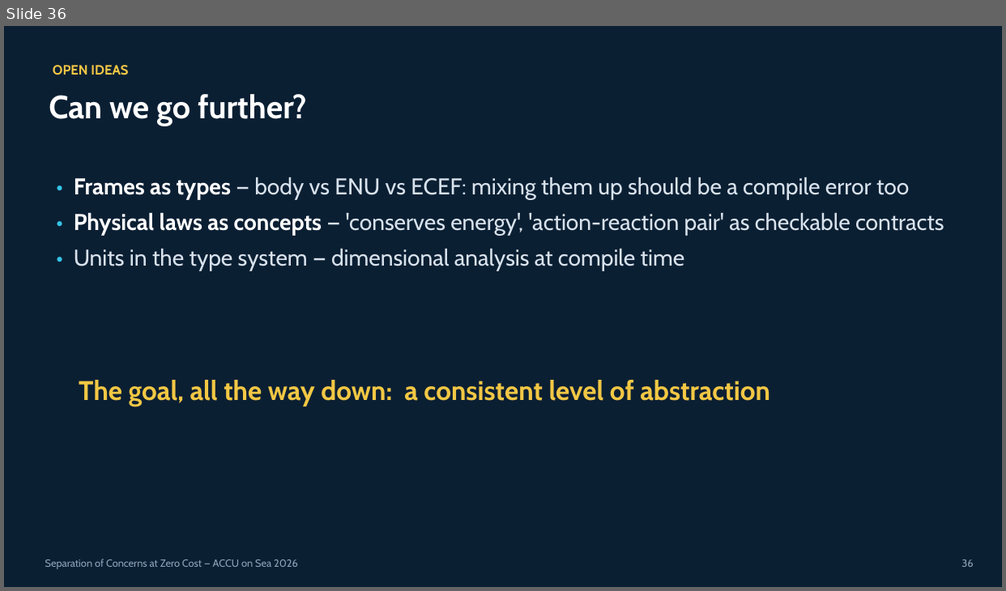
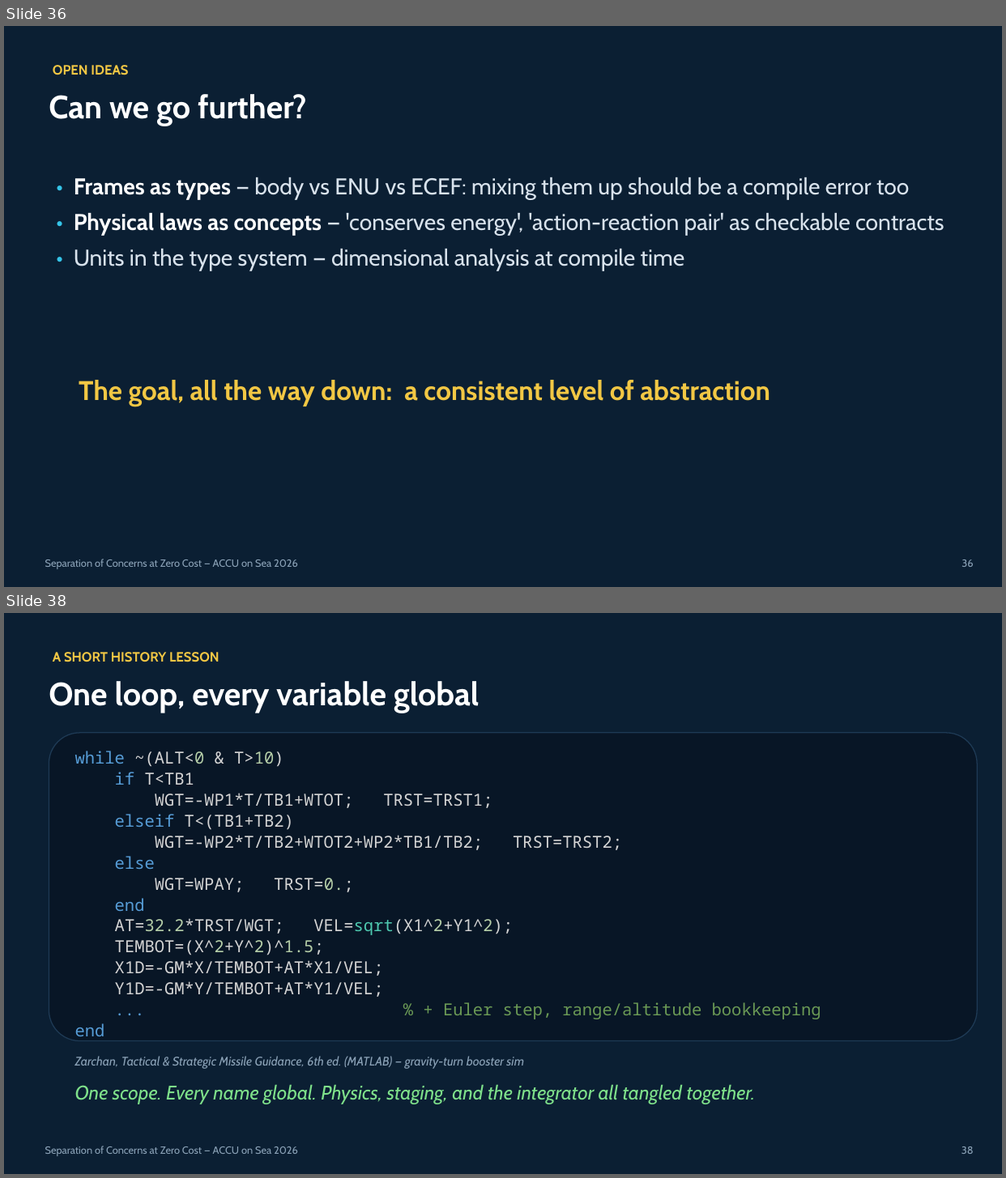
Before and after one commit to jedrzejmichalczyk/accu-on-sea-2026-modular-physics, a slide deck: slides/ACCU-Separation-of-Concerns-at-Zero-Cost.pptx. Shown one above the other, each under a label of ours: slide 36 before the commit, slides 36 and 38 after it; the slides between them are not shown. The pictures are 1006x591 and 1006x1178 pixels, drawn with LibreOffice and Linux fonts; fonts in the diff are those of the drawing. Boxes give left, top, right and bottom in pixels: in the first picture for what was removed or moved away, otherwise in the second. Text is boxed around its words. In the diff, an @@ line names an element or a change of style, - is before the commit and + after.

```diff
--- a/slides/ACCU-Separation-of-Concerns-at-Zero-Cost.pptx
+++ b/slides/ACCU-Separation-of-Concerns-at-Zero-Cost.pptx
@@ slide 38 added at box(4, 613, 1002, 1174), background #0B1F33 @@
@@ text added at box(53, 652, 219, 662), 13 pt, text #F2C744, bold @@
+A SHORT HISTORY LESSON
@@ text added at box(49, 681, 479, 713), 31 pt, text #FFFFFF, bold @@
+One loop, every variable global
@@ rounded rectangle added at box(49, 733, 978, 1041), fill #081626, outline #1E3A55 1 pt @@
@@ text added at box(75, 751, 821, 1041), 16 pt, text #D4D4D4 @@
+while ~(ALT<0 & T>10)
+if T<TB1
+WGT=-WP1*T/TB1+WTOT; TRST=TRST1;
+elseif T<(TB1+TB2)
+WGT=-WP2*T/TB2+WTOT2+WP2*TB1/TB2; TRST=TRST2;
+else
+WGT=WPAY; TRST=0.;
+end
+AT=32.2*TRST/WGT; VEL=sqrt(X1^2+Y1^2);
+TEMBOT=(X^2+Y^2)^1.5;
+X1D=-GM*X/TEMBOT+AT*X1/VEL;
+Y1D=-GM*Y/TEMBOT+AT*Y1/VEL;
+... % + Euler step, range/altitude bookkeeping
+end
@@ text added at box(75, 1056, 524, 1069), 12 pt, text #8CA3B8, italic @@
+Zarchan, Tactical & Strategic Missile Guidance, 6th ed. (MATLAB) — gravity-turn booster sim
@@ text added at box(75, 1084, 756, 1105), 19 pt, text #7EE08A, italic @@
+One scope. Every name global. Physics, staging, and the integrator all tangled together.
@@ text added at box(45, 1146, 298, 1157), 10 pt, text #8CA3B8 @@
+Separation of Concerns at Zero Cost — ACCU on Sea 2026
@@ text added at box(961, 1147, 974, 1154), 10 pt, text #8CA3B8 @@
+38
```
Also in this commit, not shown: 4 slides changed, 1 other file.
